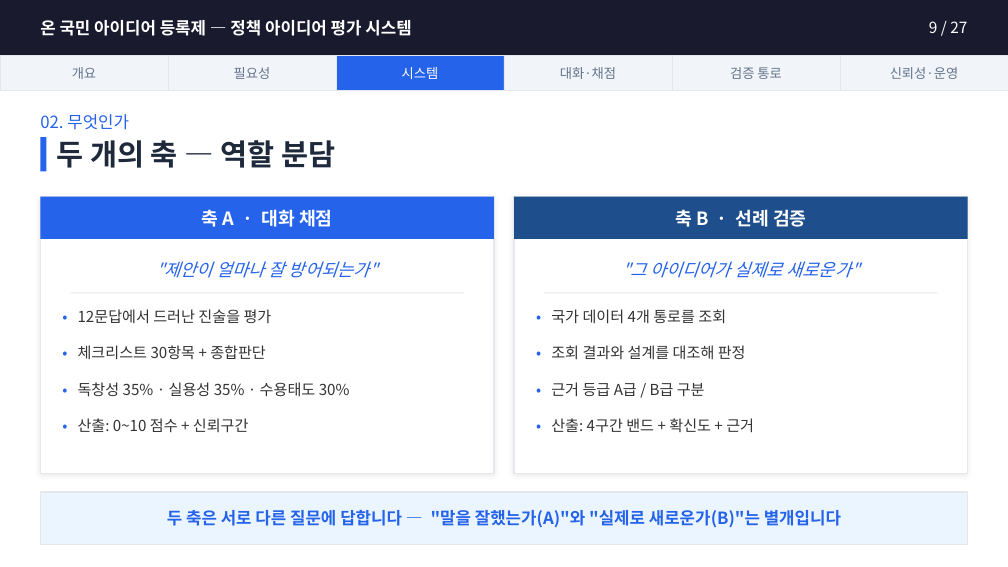
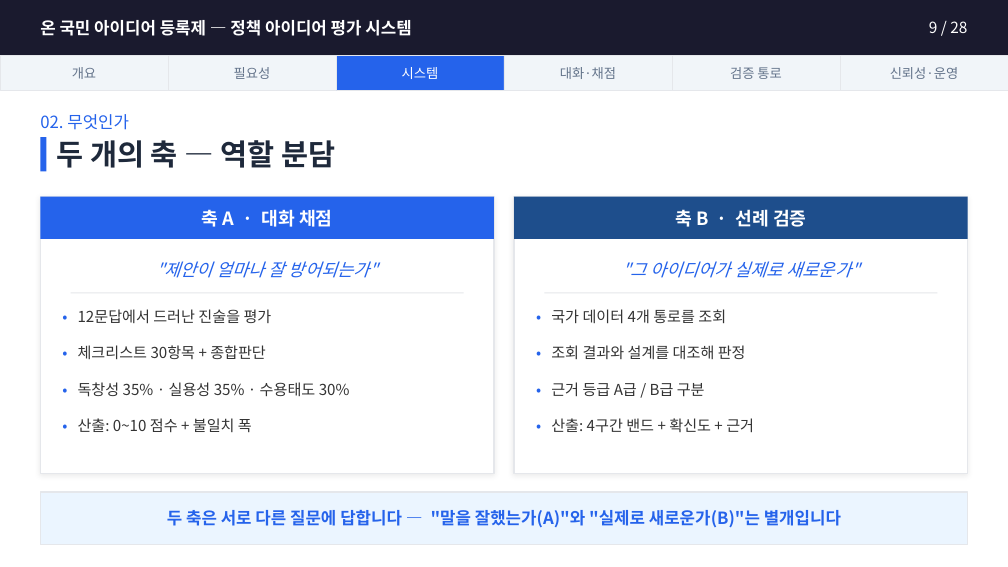
Before and after one commit to jason-j-kim/PYCON2017, a slide deck: slide 9 of docs/온국민아이디어등록제_설명자료.pptx. Drawn at 1008x567 pixels with LibreOffice and Linux fonts; fonts in the diff are those of the drawing. Boxes give left, top, right and bottom in pixels: in the first picture for what was removed or moved away, otherwise in the second. Text is boxed around its words. In the diff, an @@ line names an element or a change of style, - is before the commit and + after.

```diff
--- a/docs/온국민아이디어등록제_설명자료.pptx
+++ b/docs/온국민아이디어등록제_설명자료.pptx
@@ text at bbox=[929, 21, 967, 33]: text changed @@
-9 / 27
+9 / 28
@@ text at bbox=[78, 418, 252, 432]: text changed @@
-산출: 0~10 점수 + 신뢰구간
+산출: 0~10 점수 + 불일치 폭
```
Also in this commit, not shown: 26 other slides changed, 1 slide added, 1 other file.
